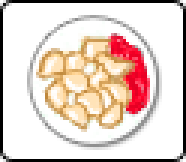
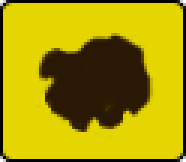
Layered file, before and after one edit (186x162). Changes by layer:
showed group "grillet-meat-empty" (2 layers) over [0, 0, 186, 162]
painted on "Слой 5 (копия)" over [48, 45, 138, 126]
